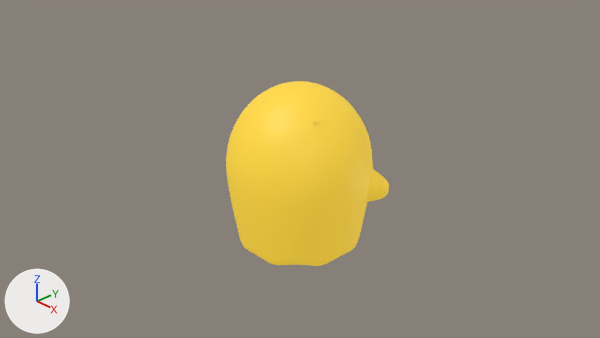
Before and after pictures for a commit that changed the Blender file Blender/ghost.blend.
Both versions are drawn from the file's camera 'Camera'. Lighting does not change. The marker at lower left points along +X, +Y and +Z.

The first picture shows 'ghost_body'.
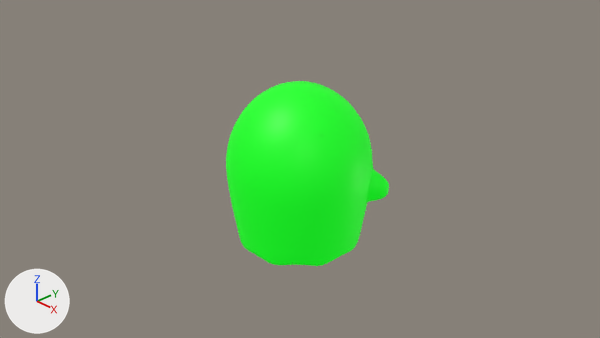
Patch to the scene script:
```diff
--- a/Blender/ghost.blend.py
+++ b/Blender/ghost.blend.py
@@ img_ghost_green_diffuse @@
+img_ghost_green_diffuse = load_image('ghost_green_diffuse', 'textures/ghost_green_diffuse.jpg', 4096, 4096, 'sRGB')
@@ mat_material @@
 n3 = _N.new('ShaderNodeTexImage'); n3.name = 'Image Texture'
-n3.image = img_ghost_yellow_diffuse
+n3.image = img_ghost_green_diffuse
 _L.new(n1.outputs[0], n0.inputs[0])  # 'BSDF' to 'Surface'
```

What differs and where, as boxes [x1, y1, x2, y2] in the pictures (600 x 338 px):
'ghost_body', surface changed (yellow to green)
    both: [226, 81, 389, 266]
